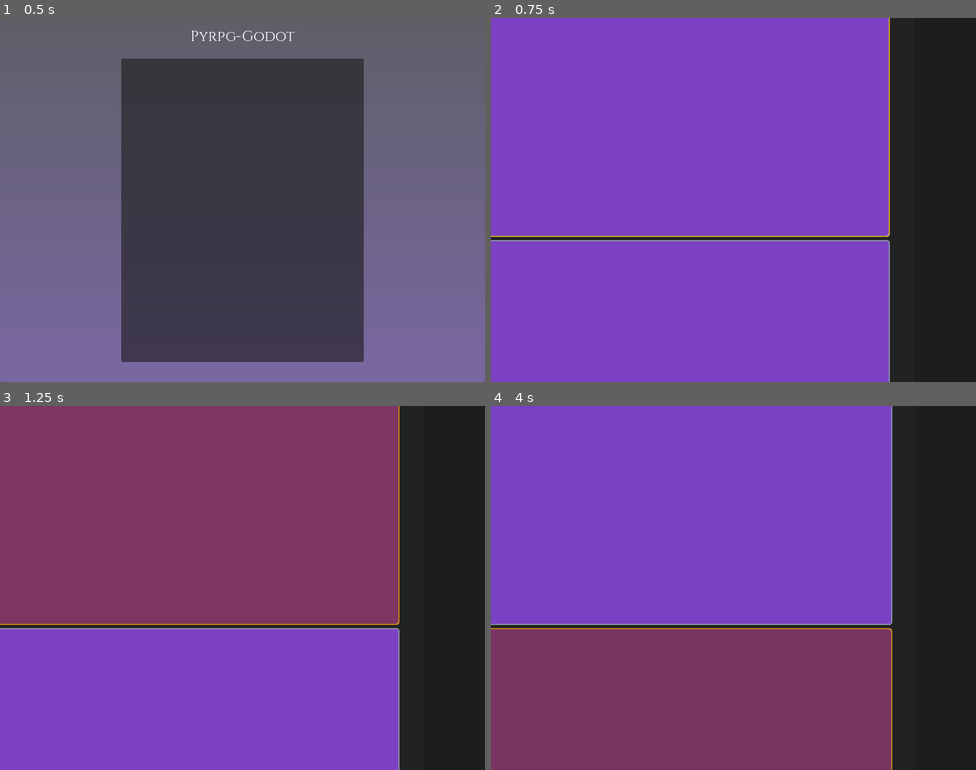
Above: before the commit, frames 1-4 (two rows, left to right).
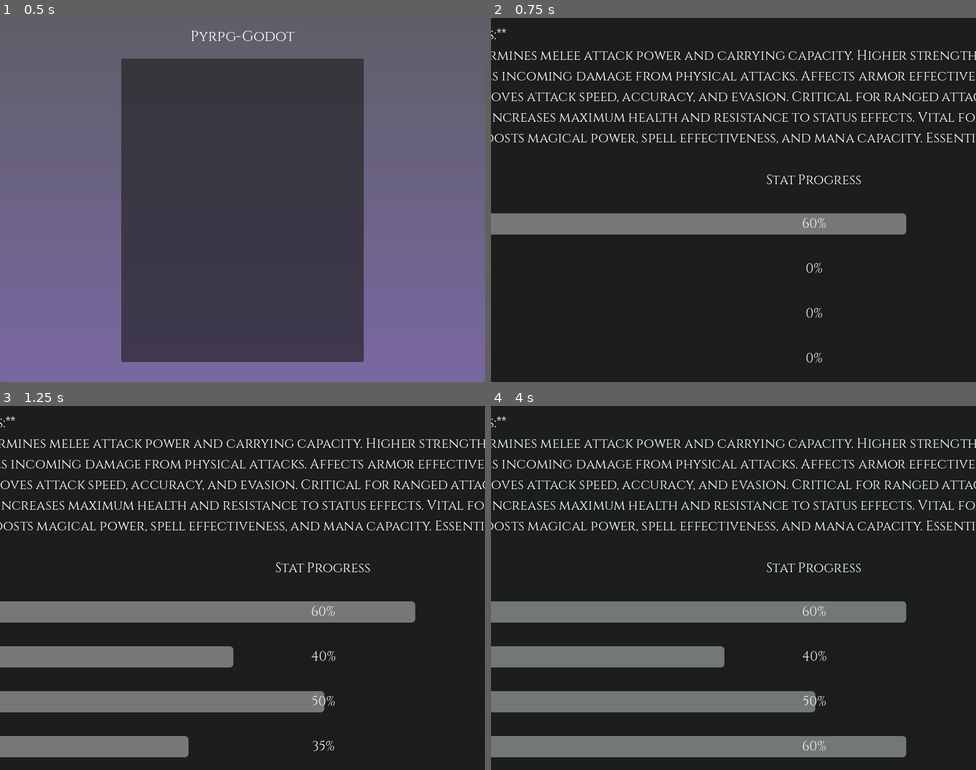
Above: after the commit, the same moments.

Repository: matt-taylor-git/godot-rpg-refactor
Game: Godot game, scene res://scenes/main.tscn
Two runs of this game, one before a commit and one after it. Both use one fixed random seed, a clock stepped at 60 frames per second and the inputs below.
Inputs (mouse positions are in pixels of both pictures, inside the frame that each line leads up to):
- Up to frame 1 (0.5 s): no input
- Up to frame 2 (0.75 s): tap Enter at 0.5 s; move the mouse to (840, 181) at 0.52 s; hold Shift from 0.53 s (still down); click (840, 181) at 0.67 s
- Up to frame 3 (1.25 s): keep holding Shift; tap Space at 0.77 s
- Up to frame 4 (4 s): release Shift at 1.25 s; drag from (636, 606) to (709, 660) at 1.27 s; tap Space at 2, 3.5, 3.77 s; move the mouse to (782, 507) at 2.02 s; tap Ctrl at 2.1 s; click (782, 507) at 2.17 s; tap Enter at 2.75 s; drag from (709, 660) to (588, 533) at 2.77 s; move the mouse to (879, 642) at 3.52 s; tap Alt at 3.6 s; click (879, 642) at 3.67 s

Frame 1 is identical in both runs. In frame 2, 82% of the frame differs, in the area x 0-100%, y 0-100%; in frame 3, 83%; in frame 4, 83%.

Commit message:
Fix character creation scene rendering bugs
- Fix duplicate UIDs in character_creation.tscn: all icon textures
  incorrectly shared Hero.png's UID, now each has its correct UID
- Fix load_steps count (5 -> 9) to match actual ext_resource count
- Fix Hero.png path casing to match actual filename
- Add mouse_filter=2 to Background Panel so it doesn't block input
- Rename duplicate StatsLabel node to StatProgressLabel
- Replace # comments with ; in ui_theme.tres (proper .tres format)

Co-Authored-By: Claude Opus 4.5 <noreply@anthropic.com>

Diff:
--- a/resources/ui_theme.tres
+++ b/resources/ui_theme.tres
@@ -94,16 +94,16 @@
 Global/colors/text_shadow = Color(0, 0, 0, 0.5)
 Global/colors/disabled_text = Color(0.545, 0.561, 0.659, 0.5)
 
-# Theme styles removed due to Godot 4.5 theme parser bug that includes comment text in type names
+; Theme styles removed due to Godot 4.5 theme parser bug that includes comment text in type names
 
-# Typography Font Sizes (following design system hierarchy)
+; Typography Font Sizes (following design system hierarchy)
 heading_large/font_size = 24
 heading_medium/font_size = 20
 body_large/font_size = 16
 body_regular/font_size = 14
 caption/font_size = 12
 
-# UIProgressBar Theme Colors (for health/mana bars)
+; UIProgressBar Theme Colors (for health/mana bars)
 UIProgressBar/colors/health_high = Color(0.2, 0.8, 0.2, 1.0)
 UIProgressBar/colors/health_medium = Color(0.9, 0.6, 0.1, 1.0)
 UIProgressBar/colors/health_low = Color(0.8, 0.2, 0.2, 1.0)
--- a/scenes/ui/character_creation.tscn
+++ b/scenes/ui/character_creation.tscn
@@ -1,13 +1,13 @@
-[gd_scene load_steps=5 format=3 uid="uid://b1saih6uqrtd1"]
+[gd_scene load_steps=9 format=3 uid="uid://b1saih6uqrtd1"]
 
 [ext_resource type="Theme" uid="uid://b7w5k8j6x2q1a" path="res://resources/ui_theme.tres" id="1"]
 [ext_resource type="Script" path="res://scripts/ui/CharacterCreation.gd" id="2"]
-[ext_resource type="Texture2D" uid="uid://cwvajh5hyqcyw" path="res://assets/hero.png" id="3"]
+[ext_resource type="Texture2D" uid="uid://cwvajh5hyqcyw" path="res://assets/Hero.png" id="3"]
 [ext_resource type="PackedScene" uid="uid://banlt66gdvndq" path="res://scenes/components/ui_button.tscn" id="4"]
-[ext_resource type="Texture2D" uid="uid://cwvajh5hyqcyw" path="res://assets/ui/icons/hero.png" id="5"]
-[ext_resource type="Texture2D" uid="uid://cwvajh5hyqcyw" path="res://assets/ui/icons/warrior.png" id="6"]
-[ext_resource type="Texture2D" uid="uid://cwvajh5hyqcyw" path="res://assets/ui/icons/mage.png" id="7"]
-[ext_resource type="Texture2D" uid="uid://cwvajh5hyqcyw" path="res://assets/ui/icons/rogue.png" id="8"]
+[ext_resource type="Texture2D" uid="uid://b7rm3eq66h2qc" path="res://assets/ui/icons/hero.png" id="5"]
+[ext_resource type="Texture2D" uid="uid://cfdgntjpxmoj3" path="res://assets/ui/icons/warrior.png" id="6"]
+[ext_resource type="Texture2D" uid="uid://b4lgo58qkbd7a" path="res://assets/ui/icons/mage.png" id="7"]
+[ext_resource type="Texture2D" uid="uid://b3ea4vemk2met" path="res://assets/ui/icons/rogue.png" id="8"]
 
 [node name="CharacterCreation" type="Control"]
 layout_mode = 3
@@ -26,6 +26,7 @@
 anchor_bottom = 1.0
 grow_horizontal = 2
 grow_vertical = 2
+mouse_filter = 2
 
 [node name="CenterContainer" type="CenterContainer" parent="."]
 layout_mode = 1
@@ -147,7 +148,7 @@
 Defense: 6
 Dexterity: 6"
 
-[node name="StatsLabel" type="Label" parent="CenterContainer/CreationPanel/VBoxContainer/Content/RightPanel/StatsSection/VBoxContainer"]
+[node name="StatProgressLabel" type="Label" parent="CenterContainer/CreationPanel/VBoxContainer/Content/RightPanel/StatsSection/VBoxContainer"]
 layout_mode = 2
 text = "Stat Progress"
 horizontal_alignment = 1
